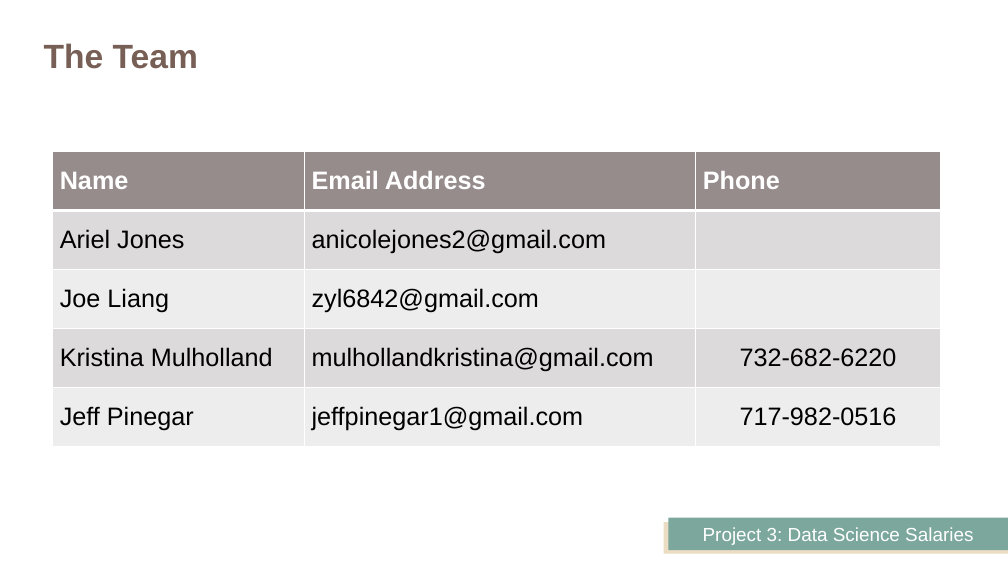
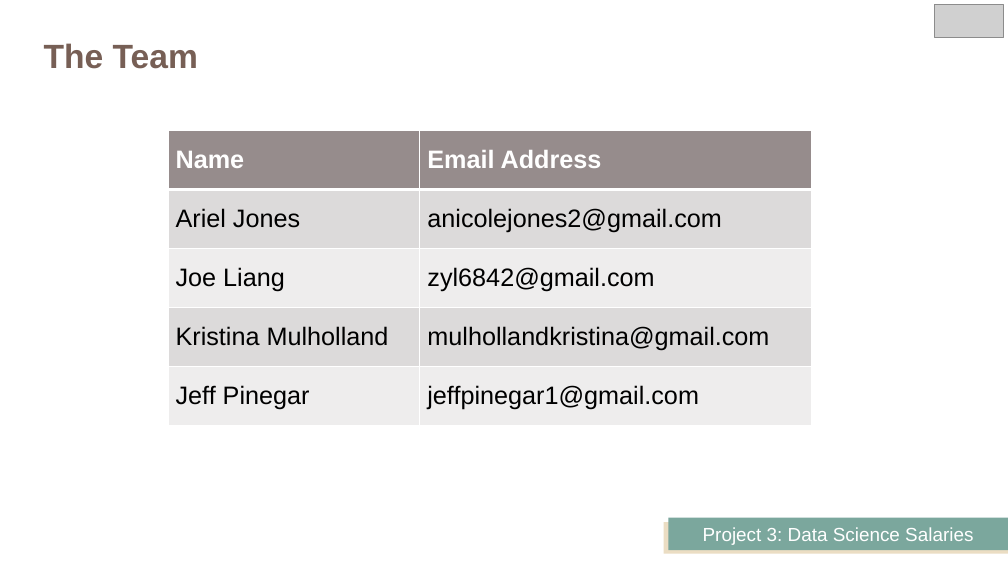
Before and after one commit to K-Mulholland/DataScience_Salaries, a slide deck: slide 2 of DataScience_Salaries.pptx. Drawn at 1008x567 pixels with LibreOffice and Linux fonts; fonts in the diff are those of the drawing; grey boxes stand for pictures. Boxes give left, top, right and bottom in pixels: in the first picture for what was removed or moved away, otherwise in the second. Text is boxed around its words. In the diff, an @@ line names an element or a change of style, - is before the commit and + after.

```diff
--- a/DataScience_Salaries.pptx
+++ b/DataScience_Salaries.pptx
@@ picture added at [935,5,1003,37] @@
@@ table at [168,131,811,426] @@
-column 3: Phone |  |  | 732-682-6220 | 717-982-0516
@@ table: place and size @@
-table at [52,151,941,446]
+table at [168,131,811,426]
```
Also in this commit, not shown: 6 other slides changed, 7 slides added, 13 slides removed, 35 other files.
